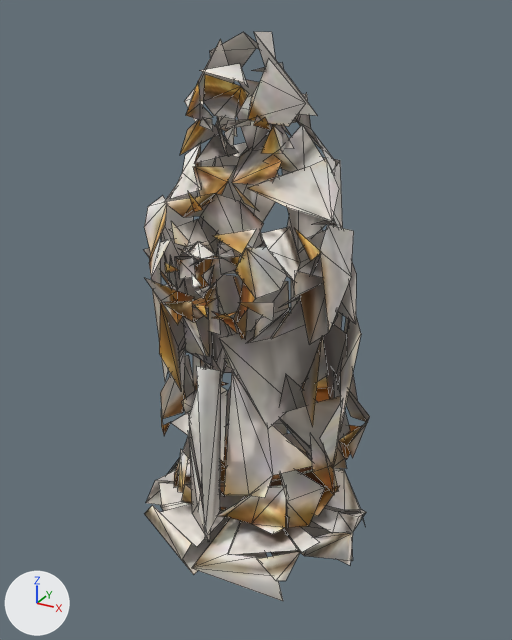
Two versions of the glTF model veylan/assets/decor/o-statue-semis.glb, one commit apart.
Both versions are drawn from a 50 mm lens placed at (0.584, -1.047, 0.984), pointed at (0.01, -0.003, 0.461). Lighting does not change. The marker at lower left points along +X, +Y and +Z. The older version comes first. Mesh edges are drawn as thin lines. Vertices at exactly the same position are counted once.

Names of what the first picture shows: 'o-statue-semis'.
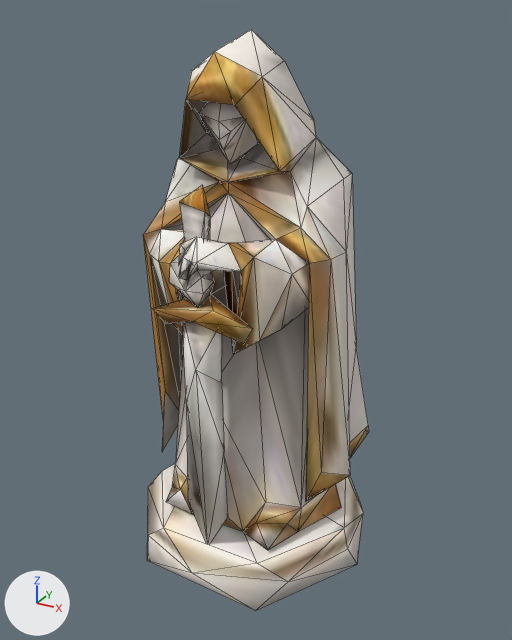
What differs and where, as boxes (x1, y1, x2, y2) in the pictures (512 x 640 px):
'o-statue-semis', reshaped: before (144, 32, 370, 601); after (143, 29, 369, 611)
part 1 of me_o_statue_semis, rebuilt: before (145, 458, 366, 601); after (147, 463, 363, 611)
part 2 of me_o_statue_semis, added: after (143, 29, 369, 550)
part 3 of me_o_statue_semis, deleted: before (145, 32, 361, 541)
part 4 of me_o_statue_semis, built on: before (144, 32, 370, 534); after (152, 185, 253, 544)

The change, as a list of edits to the scene's bpy script:
```text
Change me_o_statue_semis:
    used by ob_o_statue_semis; location = (0.0, 0.0, 0.0)
    remove me_o_statue_semis.from_pydata(...)  # 727 vertices, 450 faces; spans x -0.23..0.23, y -0.226..0.226, z 0.0..0.953
    add me_o_statue_semis.from_pydata(...)  # 233 vertices, 449 faces; spans x -0.24..0.24, y -0.232..0.232, z 0.0..0.955
    me_o_statue_semis part 1: the loose piece of 59 vertices spanning x -0.23..0.23, y -0.226..0.226, z 0.0..0.083 is rebuilt with 23 vertices and now spans x -0.24..0.24, y -0.232..0.232, z 0.0..0.08
    me_o_statue_semis part 2: a new loose piece of 183 vertices spanning x -0.205..0.213, y -0.221..0.199, z 0.082..0.955, in mat_o_statue_semis (picture img_image_0)
    me_o_statue_semis part 3: 104 loose pieces with 469 vertices, spanning x -0.222..0.219, y -0.21..0.186, z 0.074..0.953, are deleted
    me_o_statue_semis part 4
    199 vertices are removed from x -0.225..0.228, y -0.164..0.209, z 0.059..0.952
    148 faces are deleted
    27 vertices are added at x -0.082..0.097, y -0.198..-0.147, z 0.07..0.745
    41 new faces join them
```
